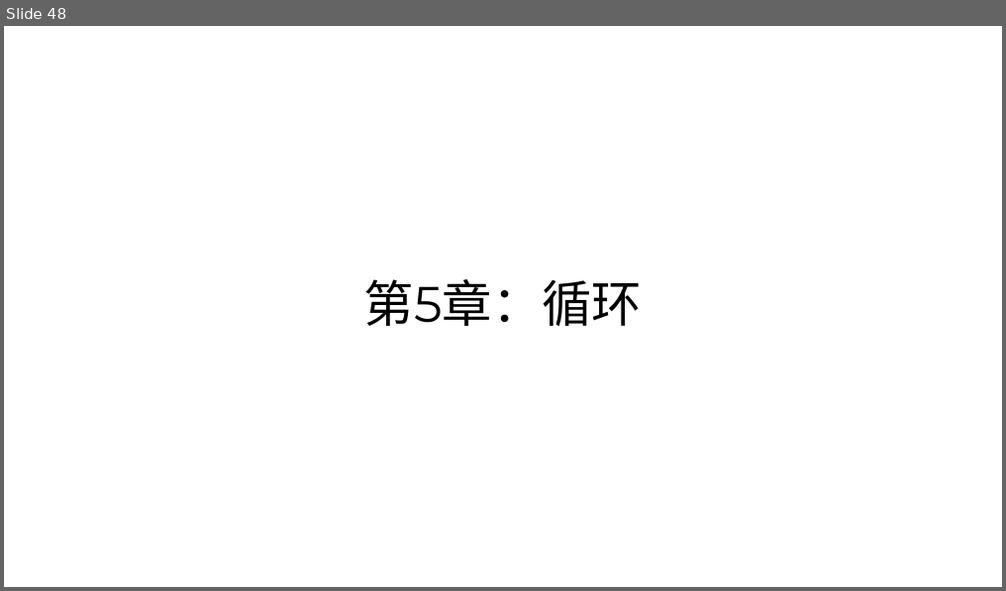
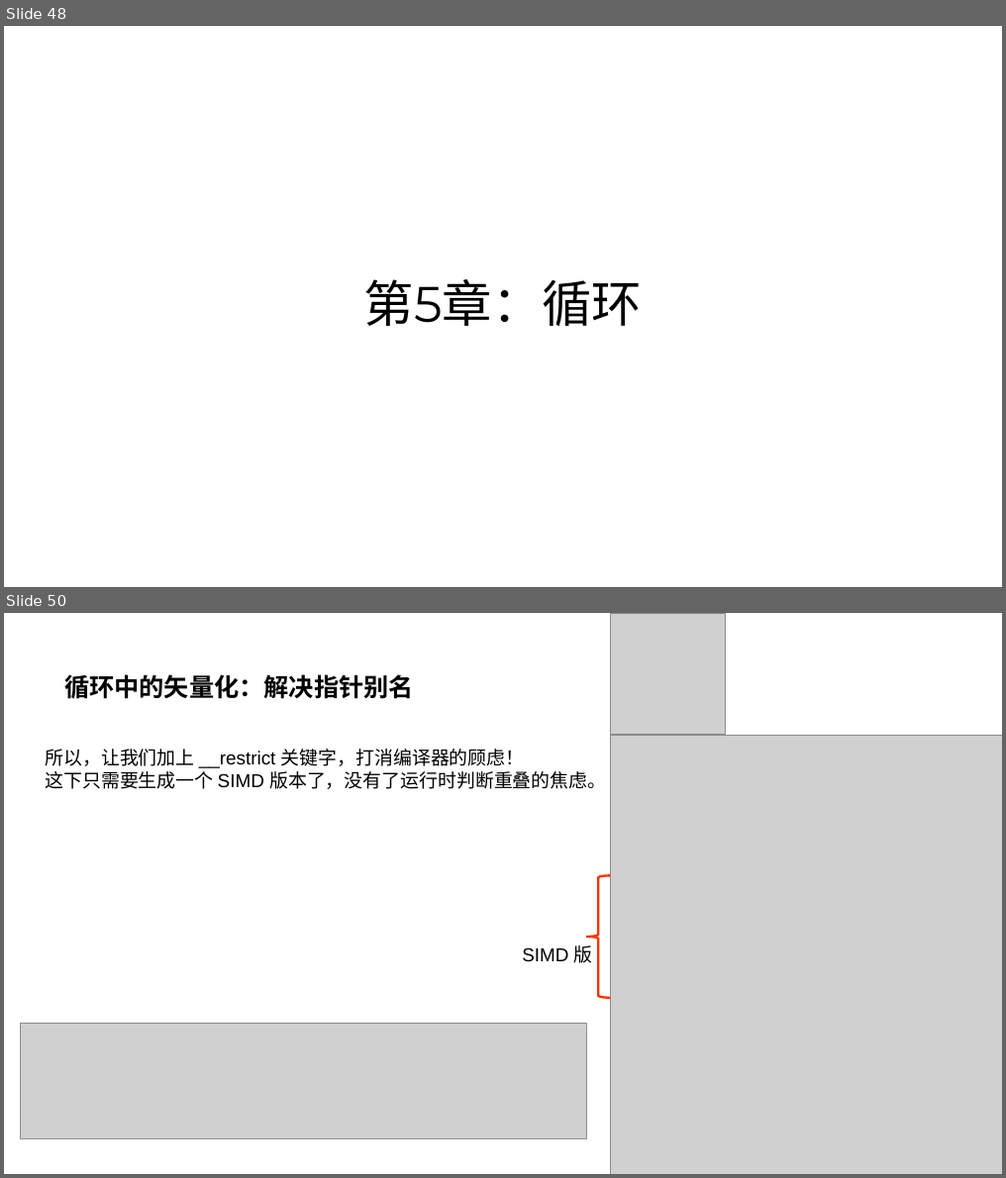
Before and after one commit to parallel101/course, a slide deck: 04/slides.pptx. Shown one above the other, each under a label of ours: slide 48 before the commit, slides 48 and 50 after it; the slides between them are not shown. The pictures are 1006x591 and 1006x1178 pixels, drawn with LibreOffice and Linux fonts; fonts in the diff are those of the drawing; grey boxes stand for pictures. Boxes give left, top, right and bottom in pixels: in the first picture for what was removed or moved away, otherwise in the second. Text is boxed around its words. In the diff, an @@ line names an element or a change of style, - is before the commit and + after.

```diff
--- a/04/slides.pptx
+++ b/04/slides.pptx
@@ slide 50 added at (4, 613, 1002, 1174), background #FFFFFF @@
@@ picture added at (611, 613, 725, 735) @@
@@ title added at (64, 674, 414, 699), 24 pt, text #000000, bold @@
+循环中的矢量化：解决指针别名
@@ text added at (45, 749, 606, 789), 18 pt, text #000000 @@
+所以，让我们加上 __restrict 关键字，打消编译器的顾虑！
+这下只需要生成一个 SIMD 版本了，没有了运行时判断重叠的焦虑。
@@ picture added at (611, 735, 1002, 1174) @@
@@ left brace added at (586, 875, 611, 998), outline #FF3300 2.25 pt @@
@@ text added at (522, 946, 593, 963), 18 pt, text #000000 @@
+SIMD 版
@@ picture added at (21, 1023, 586, 1139) @@
```
Also in this commit, not shown: 1 slide changed, 3 other slides added, 13 other files.
